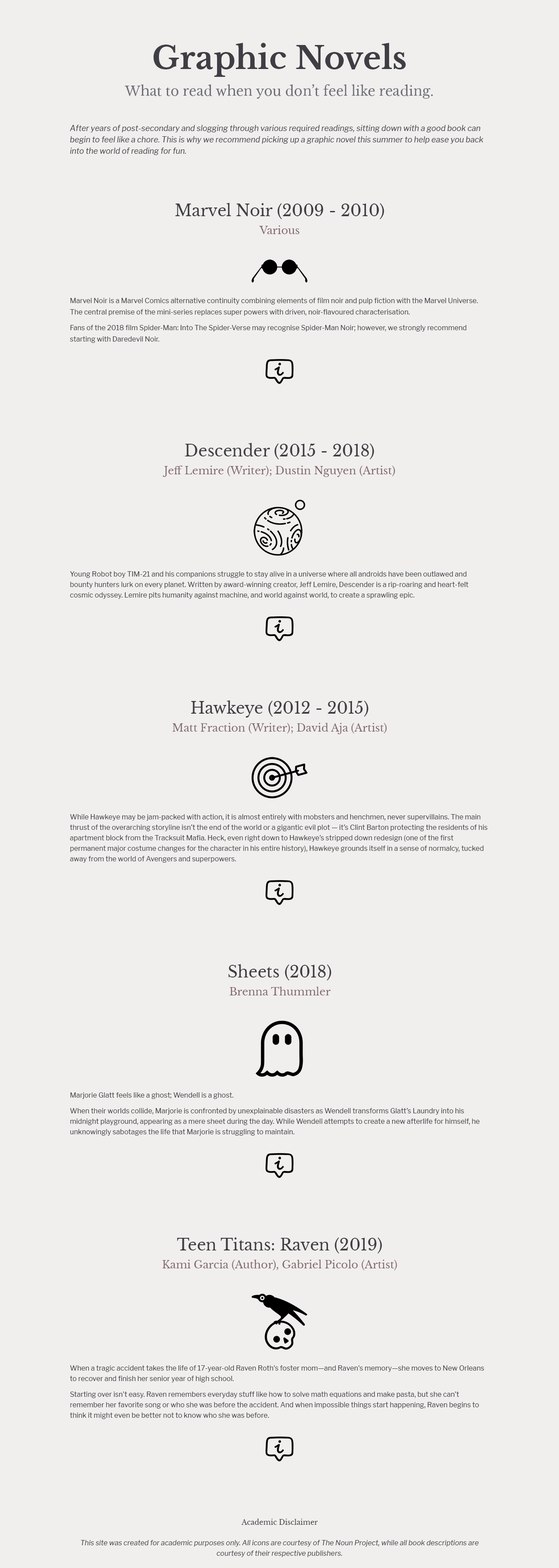
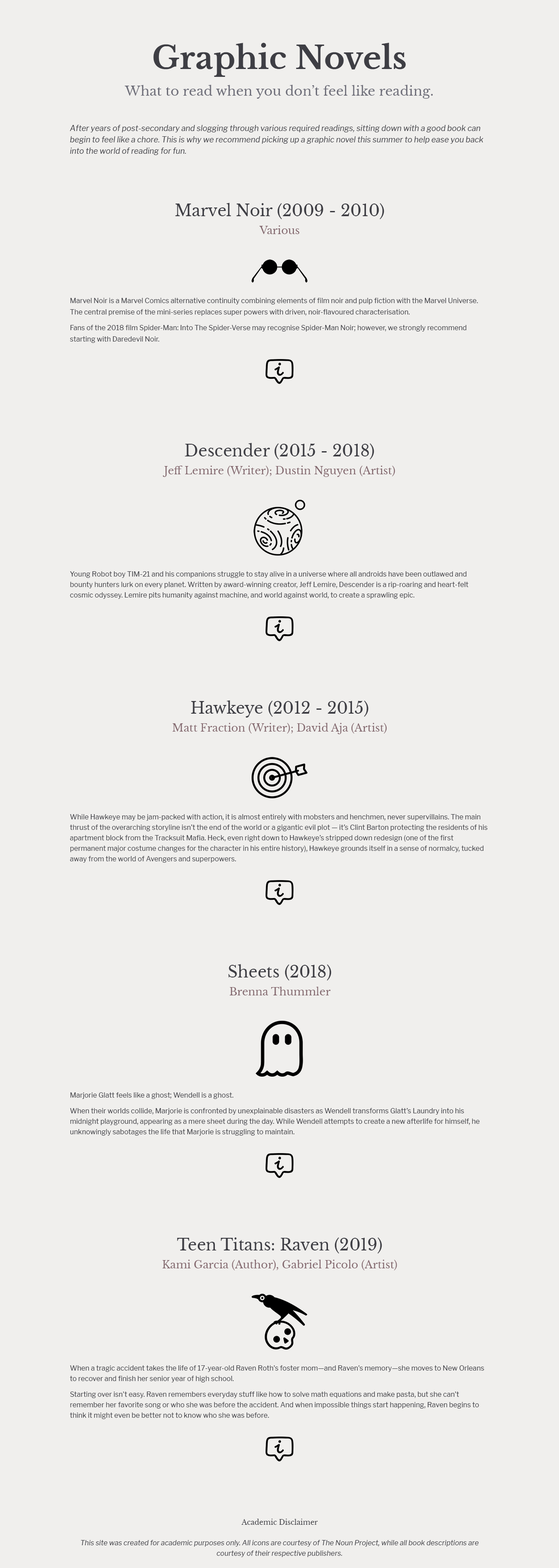
Layers edited between the first and the second 559 × 1568 image:
painted on "What to read when you don’t feel like reading." over [124, 84, 433, 99]
painted on "Graphic Novels" over [153, 42, 406, 77]
